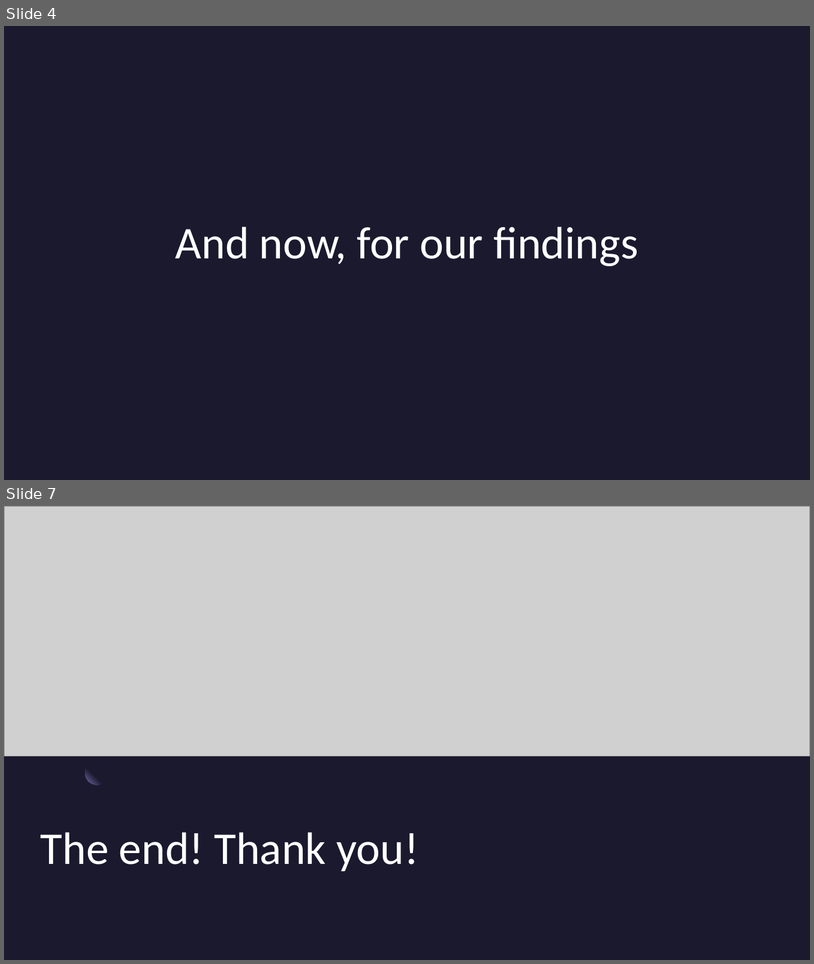
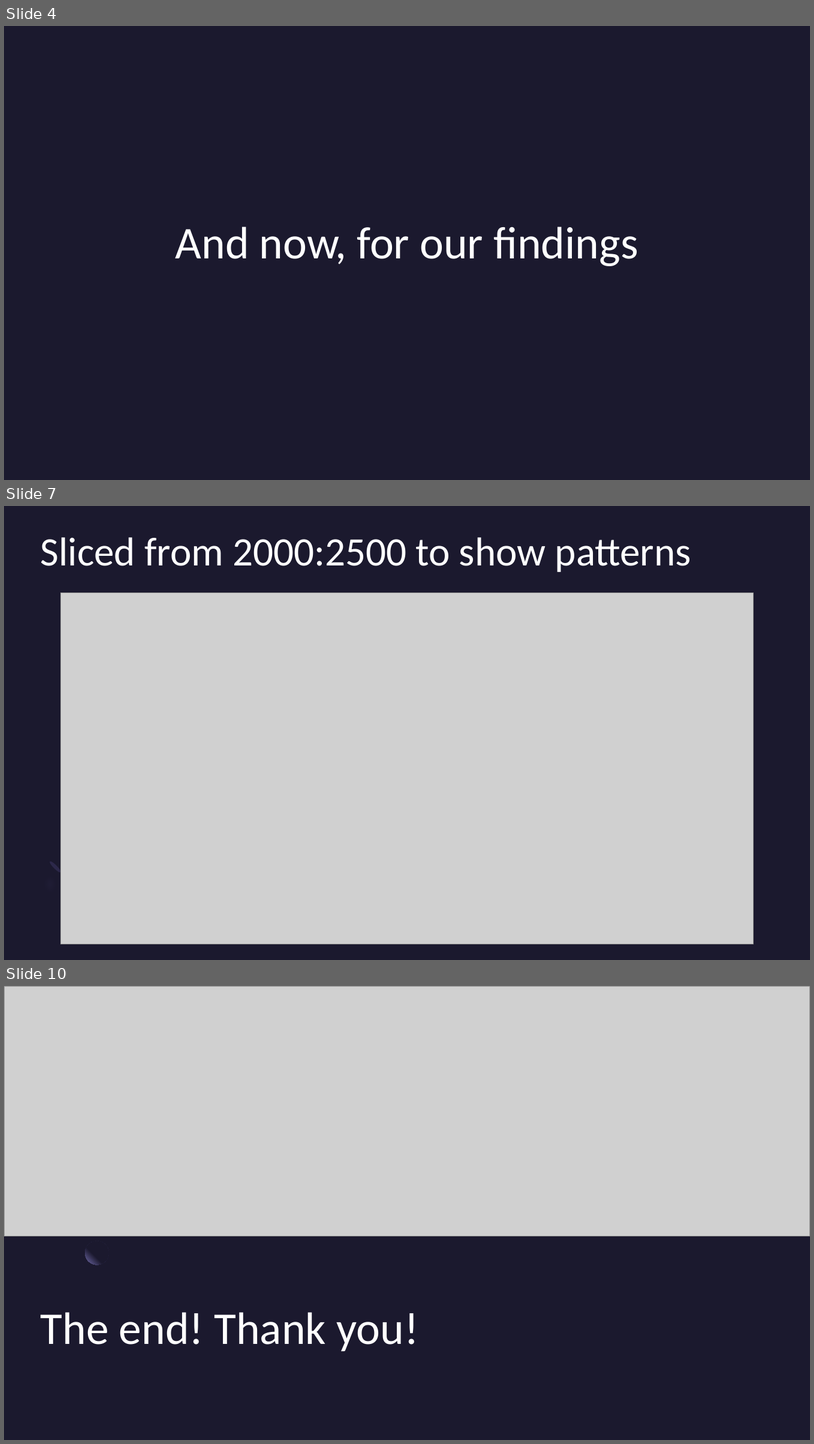
Before and after one commit to phoenixclaw03/STT_303_Final_Project, a slide deck: R Coding presentation.pptx. Shown one above the other, each under a label of ours: slides 4 and 7 before the commit, slides 4, 7 and 10 after it; the slides between them are not shown. The pictures are 814x964 and 814x1444 pixels, drawn with LibreOffice and Linux fonts; fonts in the diff are those of the drawing; grey boxes stand for pictures; background and template pictures are left out. Boxes give left, top, right and bottom in pixels: in the first picture for what was removed or moved away, otherwise in the second. Text is boxed around its words. In the diff, an @@ line names an element or a change of style, - is before the commit and + after.

```diff
--- a/R Coding presentation.pptx
+++ b/R Coding presentation.pptx
@@ slide 7 added at [4, 506, 810, 960], background #1B192E @@
@@ title added at [41, 537, 692, 572], 48 pt, text #FFFFFF @@
+Sliced from 2000:2500 to show patterns
@@ picture added at [61, 592, 754, 943] @@
@@ freeform shape added at [28, 858, 96, 926], fill #7771B2 at 20% opacity @@
@@ ellipse added at [48, 860, 62, 873], fill #2C284A @@
@@ what was slide 7 is now slide 10 @@
```
Also in this commit, not shown: 2 slides changed, 3 other slides added, 1 slide removed.
